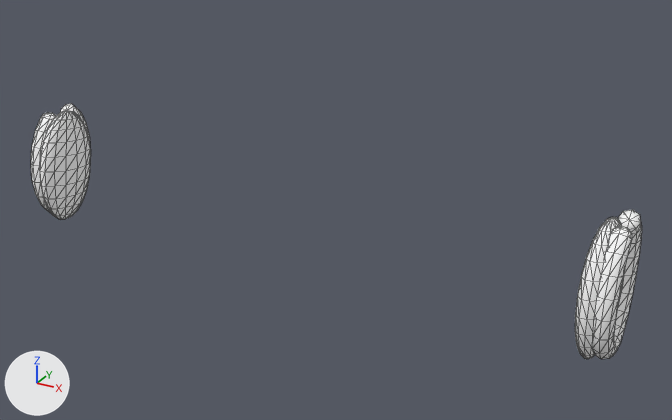
One commit to the glTF model modules/gamer-services/assets/avatars/v3/ears_protruding.male.glb: the scene before it, then after it.
Camera for both pictures: a 50 mm camera at (0.291, -0.452, 1.799) aimed at (0.025, 0.032, 1.557). Lighting does not change. The marker at lower left points along +X, +Y and +Z. The picture after the commit comes second. Mesh edges are drawn as thin lines. Vertices at exactly the same position are counted once.

The first picture shows 'ears_protruding'.
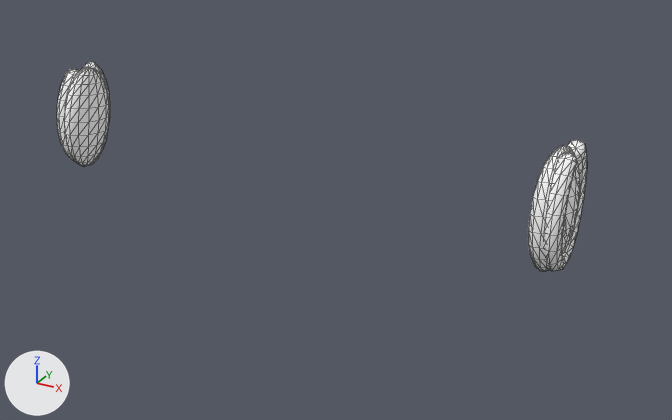
Where the change shows, as pixel boxes (x1, y1, x2, y2) in the pictures (672 x 420 px; the box of a moved part takes in the faces that stretch with it):
'ears_protruding', reshaped (13% narrower, 18% shorter)
    before: (31, 103, 642, 359)
    after: (57, 61, 587, 271)
part 1 of me_ears_protruding, moved or reshaped
    before: (575, 217, 624, 359)
    after: (528, 145, 580, 271)
part 2 of me_ears_protruding, moved or reshaped
    before: (593, 210, 642, 359)
    after: (545, 140, 587, 271)
part 3 of me_ears_protruding, moved or reshaped
    before: (40, 110, 90, 220)
    after: (64, 67, 109, 166)
part 4 of me_ears_protruding, moved or reshaped
    before: (31, 103, 91, 213)
    after: (57, 61, 110, 163)

What the commit changed:
me_ears_protruding is used by ob_ears_protruding; location (0.0, 0.0, 0.0).
me_ears_protruding had 636 vertices, 1256 faces and spanned x -0.213..0.213, y -0.006..0.054, z 1.509..1.592.
me_ears_protruding now has 784 vertices, 1544 faces and spans x -0.18..0.18, y -0.005..0.046, z 1.558..1.63.
me_ears_protruding part 1: the loose piece of 156 vertices spanning x 0.189..0.209, y -0.006..0.048, z 1.509..1.591 is scaled about its middle by (1.08, 0.868, 0.862), then moved by (-0.03, -0.003, 0.043).
me_ears_protruding part 2: the loose piece of 162 vertices spanning x 0.2..0.213, y -0.004..0.054, z 1.51..1.592 is scaled about its middle by 0.862, then moved by (-0.032, -0.004, 0.043).
me_ears_protruding part 3: the loose piece of 156 vertices spanning x -0.209..-0.189, y -0.006..0.048, z 1.509..1.591 is scaled about its middle by (1.08, 0.868, 0.862), then moved by (0.03, -0.003, 0.043).
me_ears_protruding part 4: the loose piece of 162 vertices spanning x -0.213..-0.2, y -0.004..0.054, z 1.51..1.592 is scaled about its middle by 0.862, then moved by (0.032, -0.004, 0.043).
Other edits to the shape of me_ears_protruding do not show in these pictures.
